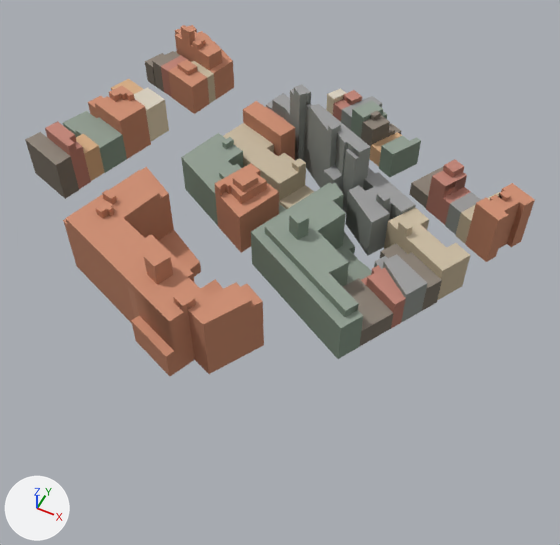
Two versions of the glTF model public/models/washington-city/tile-2_3.glb, one commit apart.
One viewpoint serves both versions: a 50 mm camera at (598.0, -872.0, 243.0) aimed at (502.0, -680.0, 3.0). The lights are fixed; the arrows at lower left show +X, +Y and +Z. The picture after the commit comes second. Where no turn or scale is listed for an object, it has been applied to the vertices. Vertices at exactly the same position are counted once.

Objects in the first picture: 'roof', 'wall'.
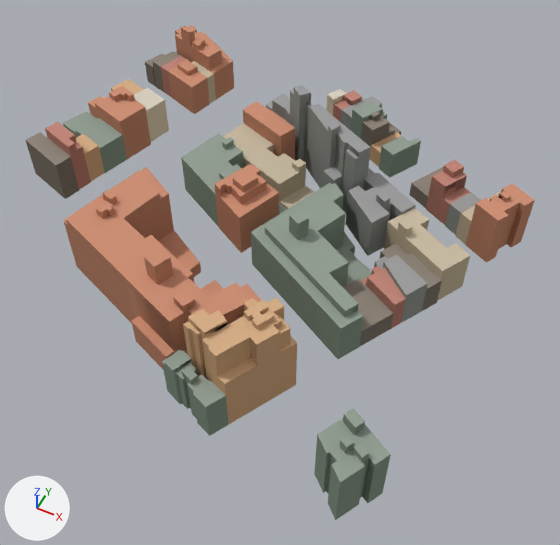
Where the newer file only moved an object's origin or applied its transform, the numbers keep the older frame.

Where the change shows, as pixel boxes (x1, y1, x2, y2) in the pictures (560 x 545 px):
'wall', reshaped (41% taller)
    before: (25, 27, 535, 376)
    after: (25, 28, 535, 520)
'roof', reshaped (38% taller)
    before: (25, 25, 535, 356)
    after: (26, 25, 534, 482)
part 1 of me_mesh_1, added
    after: (339, 440, 354, 454)
part 2 of me_mesh_1, added
    after: (353, 447, 369, 462)
part 3 of me_mesh_1, added
    after: (343, 415, 365, 435)
part 4 of me_mesh_1, added
    after: (314, 435, 391, 520)
part 5 of me_mesh_1, built on
    before: (252, 301, 264, 351)
    after: (162, 303, 297, 436)
part 6 of me_mesh_2, added
    after: (344, 408, 365, 428)
part 7 of me_mesh_2, built on
    before: (247, 284, 262, 307)
    after: (162, 284, 391, 482)

The change in detail:
me_mesh_1 is used by ob_wall; location (479.1, -654.0, 24.6).
me_mesh_1 had 1158 vertices, 1162 faces and spanned x -107.0..107.0, y -92.0..92.0, z -21.0..21.0.
me_mesh_1 now has 1406 vertices, 1414 faces and spans x -107.0..107.0, y -113.0..92.0, z -22.0..21.0.
me_mesh_1 part 1: the loose piece of 8 vertices spanning x 26.0..33.0, y -28.0..-20.0, z 4.0..13.0 is copied, and the copy is scaled about its middle by (0.548, 0.555, 0.461), then moved by (54.0, -78.0, -2.0); it spans x 81.0..85.0, y -104.0..-100.0, z 4.0..8.0.
me_mesh_1 part 2: the loose piece of 8 vertices spanning x -44.0..-38.0, y -49.0..-45.0, z 11.0..14.0 is copied, and the copy is moved by (129.0, -55.0, -7.0); it spans x 86.0..91.0, y -104.0..-100.0, z 4.0..7.0.
me_mesh_1 part 3: the loose piece of 8 vertices spanning x -7.0..2.0, y -76.0..-67.0, z 11.0..20.0 is copied, and the copy is scaled about its middle by (0.851, 0.605, 0.487), then moved by (85.0, -22.0, -9.0); it spans x 79.0..86.0, y -97.0..-90.0, z 4.0..9.0.
me_mesh_1 part 4: a new loose piece of 24 vertices spanning x 73.0..96.0, y -113.0..-89.0, z -22.0..4.0, in mat_city_ground.
me_mesh_1 part 5: 1 vertex moved within x 35.0, y -63.0, z 7.0; 200 vertices added at x 13.0..53.0, y -106.0..-63.0, z -19.0..21.0.
Other edits to the shape of me_mesh_1 do not show in these pictures.
me_mesh_2 is used by ob_roof; location (479.1, -654.0, 27.7).
me_mesh_2 had 748 vertices, 542 faces and spanned x -107.0..107.0, y -92.0..92.0, z -18.0..18.0.
me_mesh_2 now has 933 vertices, 681 faces and spans x -107.0..107.0, y -113.0..92.0, z -18.0..18.0.
me_mesh_2 part 6: the loose piece of 4 vertices spanning x 26.0..33.0, y -28.0..-20.0, z 10.0 is copied, and the copy is moved by (52.0, -70.0, -4.0); it spans x 79.0..86.0, y -97.0..-90.0, z 6.0.
me_mesh_2 part 7: 1 vertex moved within x 35.0, y -63.0, z 4.0; 177 vertices added at x 13.0..96.0, y -113.0..-63.0, z -17.0..17.0.
Other edits to the shape of me_mesh_2 do not show in these pictures.
